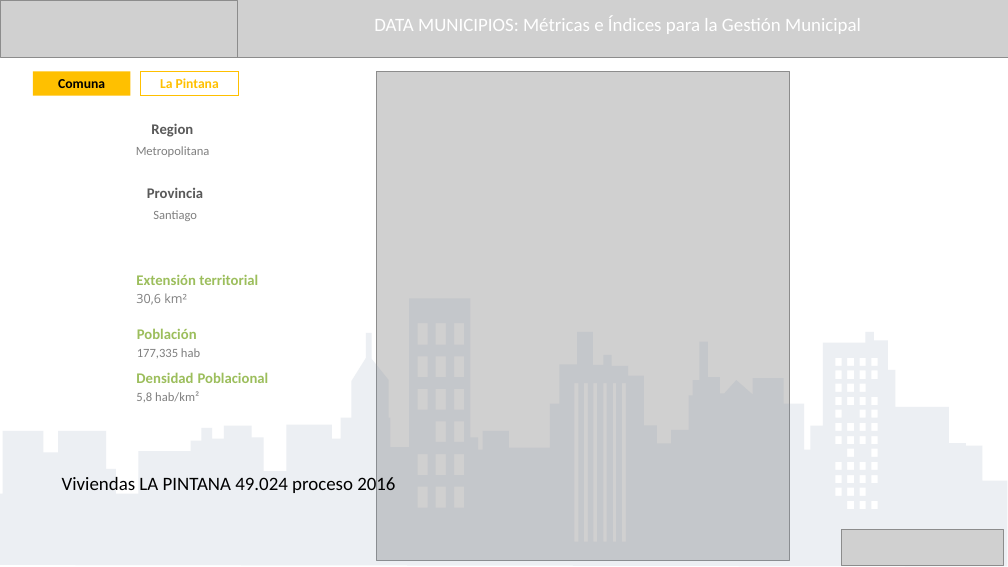
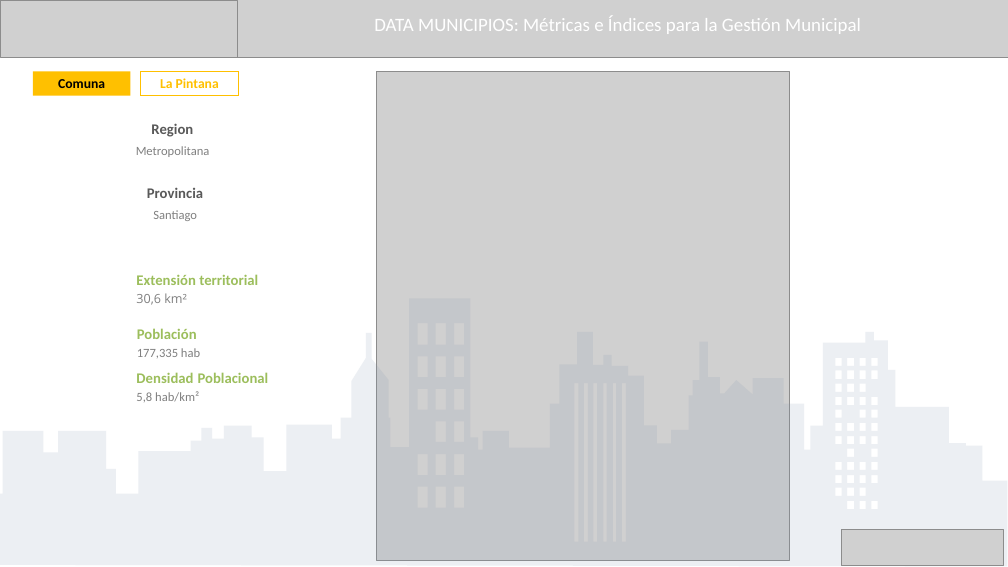
Before and after one commit to Sud-Austral/DATA-MUNI, a slide deck: slide 3 of Producto_DATA_MUNI.pptx. Drawn at 1008x567 pixels with LibreOffice and Linux fonts; fonts in the diff are those of the drawing; grey boxes stand for pictures. Boxes give left, top, right and bottom in pixels: in the first picture for what was removed or moved away, otherwise in the second. Text is boxed around its words. In the diff, an @@ line names an element or a change of style, - is before the commit and + after.

```diff
--- a/Producto_DATA_MUNI.pptx
+++ b/Producto_DATA_MUNI.pptx
@@ text removed at [62,474,395,495] @@
-Viviendas LA PINTANA 49.024 proceso 2016
```
Also in this commit, not shown: 2 other slides changed, 1 other file.
